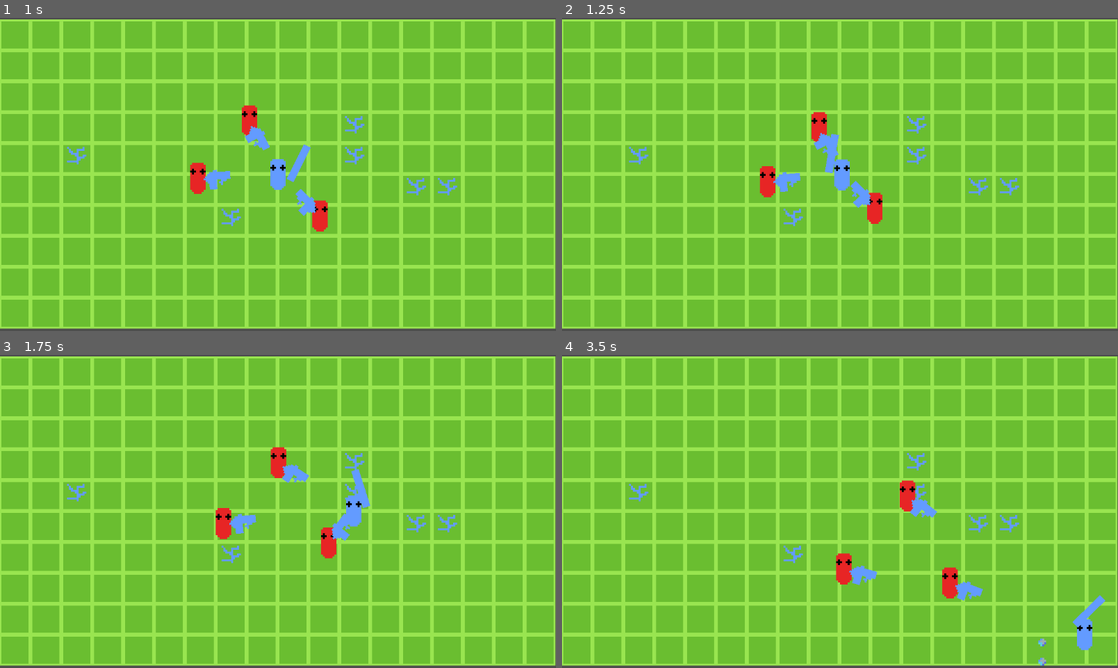
Above: before the commit, frames 1-4 (two rows, left to right).
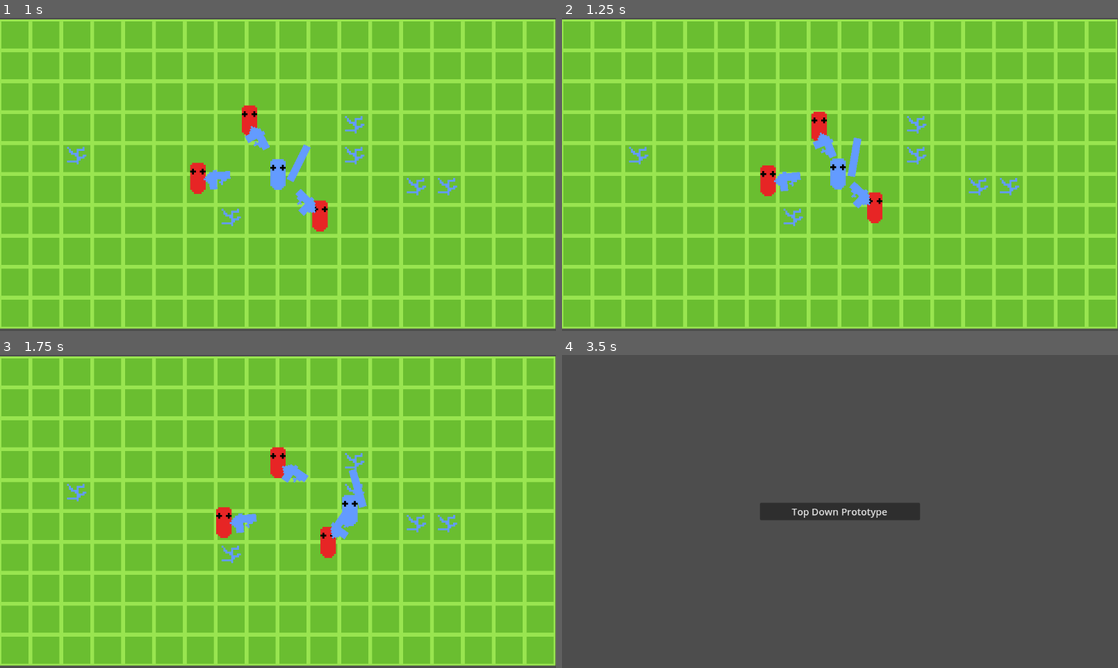
Above: after the commit, the same moments.

Repository: lowmoya/NexusEscape
Game: Godot game, scene res://mainmenu.tscn
Two runs of this game, one before a commit and one after it. Both use one fixed random seed, a clock stepped at 60 frames per second and the inputs below.
Inputs (mouse positions are in pixels of both pictures, inside the frame that each line leads up to):
- Up to frame 1 (1 s): click "Top Down Prototype" at 0.5 s
- Up to frame 2 (1.25 s): no input
- Up to frame 3 (1.75 s): move the mouse to (400, 495) at 1.27 s; hold D (move_right) from 1.28 s (still down); click (400, 495) at 1.35 s
- Up to frame 4 (3.5 s): move the mouse to (728, 527) at 2.02 s; release D (move_right) at 2.03 s; hold S (move_down) 2.03-2.78 s; tap Mouse wheel down (select_left) at 2.1 s; move the mouse to (895, 442) at 2.77 s; hold D (move_right) from 2.78 s (still down); tap 1 (select_one) at 2.85 s

Frame 1 is identical in both runs. In frame 2, 0.7% of the frame differs, in the area x 35-58%, y 29-66%; in frame 3, 0.6%; in frame 4, 99%, in the area x 0-100%, y 0-100%.

Commit message:
very basic damage

Diff:
--- a/EnemyController.gd
+++ b/EnemyController.gd
@@ -6,14 +6,25 @@
 var enemies = []
 
 func _ready():
-	enemies.append(get_node("Enemy"))
-	enemies.append(get_node("Enemy2"))
-	enemies.append(get_node("Enemy3"))
+	for i in range (get_child_count()):
+		enemies.append(get_child(i))
 
 
 # Called every frame. 'delta' is the elapsed time since the previous frame.
 func _process(delta):
 	var enemy_count = len(enemies)
+	var enemy = 0
+	while enemy < enemy_count:
+		if not enemies[enemy].delete:
+			print(enemy)
+			enemy += 1
+			continue
+		print(enemy)
+		enemies[enemy].queue_free()
+		enemy_count -= 1
+		enemies[enemy] = enemies[enemy_count]
+		enemies.pop_back()
+
 	for i in range(enemy_count):
 		for j in range(i + 1, enemy_count):
 			var offset = enemies[j].global_position - enemies[i].global_position
--- a/Entities/Enemy.gd
+++ b/Entities/Enemy.gd
@@ -1,4 +1,4 @@
-extends CharacterBody2D
+extends Entity
 
 @export var acceleration = 10
 @export var speed = 100
--- a/Entities/Player.gd
+++ b/Entities/Player.gd
@@ -1,4 +1,4 @@
-extends CharacterBody2D
+extends Entity
 
 enum {SWORD_WE, GUN_WE, COUNT_WE}
 var held = null
@@ -37,6 +37,9 @@
 
 
 func _process(_delta):
+	if delete:
+		get_tree().change_scene_to_file("mainmenu.tscn")
+
 	movement = Vector2(
 		Input.get_action_strength("move_right") - Input.get_action_strength("move_left"),
 		Input.get_action_strength("move_down") - Input.get_action_strength("move_up")
--- /dev/null
+++ b/Entities/entity.gd
@@ -0,0 +1,11 @@
+extends CharacterBody2D
+
+class_name Entity
+
+var health = 5
+var delete = false
+
+func damage(amount):
+	health -= amount
+	if health <= 0:
+		delete = true
--- a/Prefabs/bullet.gd
+++ b/Prefabs/bullet.gd
@@ -9,7 +9,15 @@
 
 
 func _on_body_entered(body):
+	if not (body is Entity):
+		return
+	elif is_in_group("Good"):
+		if body.is_in_group("Good"):
+			return
+	elif is_in_group("Bad"):
+		if body.is_in_group("Bad"):
+			return
 	queue_free()
-	if body.is_in_group("Good"):
-		body.velocity -= velocity
-	pass
+
+	body.velocity += velocity
+	body.damage(1)
